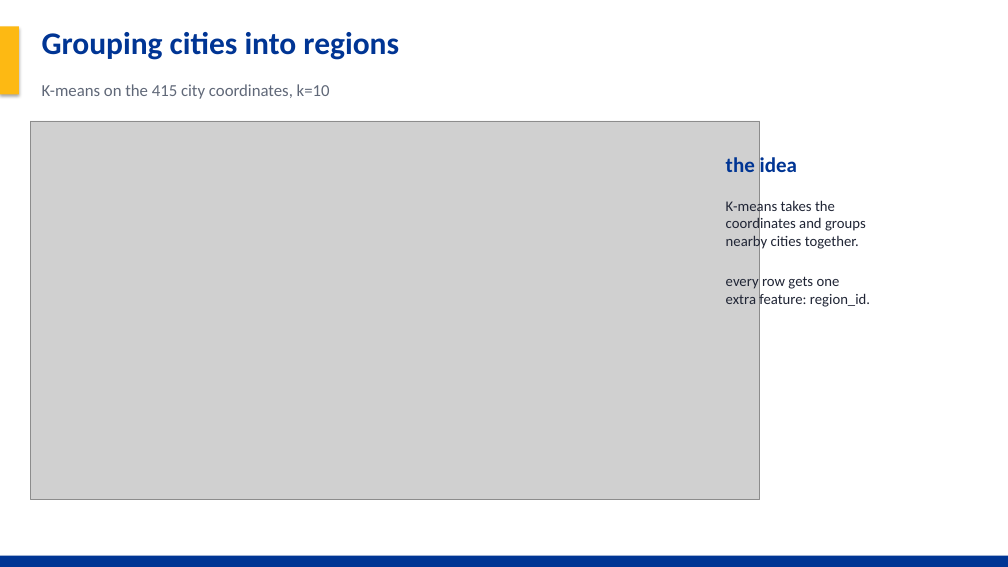
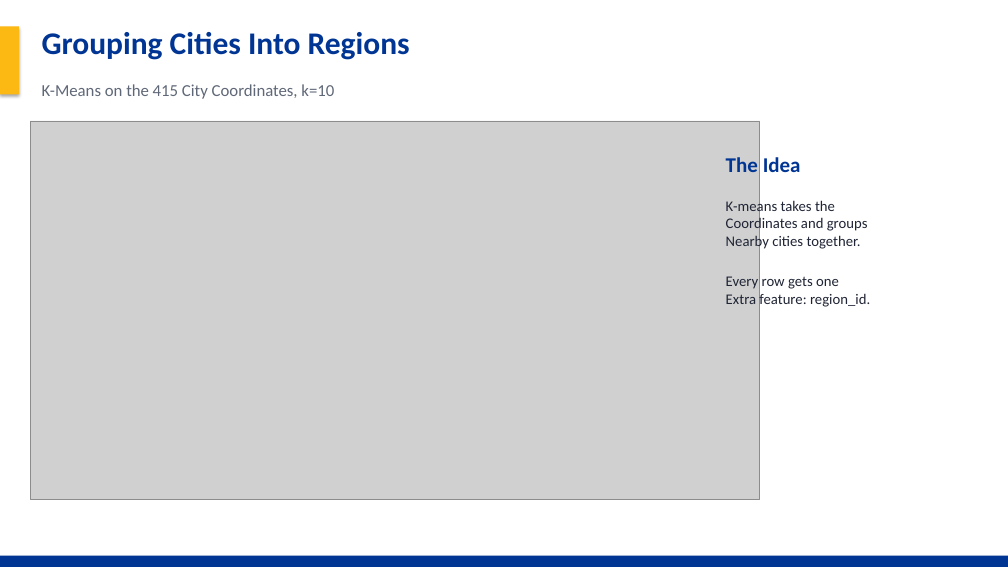
Before and after one commit to Noah-Gallego/house-price-4450-final, a slide deck: slide 9 of HousePrice_Final_Project.pptx (slide 8 before the commit). Drawn at 1008x567 pixels with LibreOffice and Linux fonts; fonts in the diff are those of the drawing; grey boxes stand for pictures. Boxes give left, top, right and bottom in pixels: in the first picture for what was removed or moved away, otherwise in the second. Text is boxed around its words. In the diff, an @@ line names an element or a change of style, - is before the commit and + after.

```diff
--- a/HousePrice_Final_Project.pptx
+++ b/HousePrice_Final_Project.pptx
@@ text at (x1=42, y1=32, x2=410, y2=60): text changed @@
-Grouping cities into regions
+Grouping Cities Into Regions
@@ text at (x1=42, y1=84, x2=334, y2=99): text changed @@
-K-means on the 415 city coordinates, k=10
+K-Means on the 415 City Coordinates, k=10
@@ text at (x1=726, y1=157, x2=801, y2=172): text changed @@
-the idea
+The Idea
@@ text at (x1=726, y1=216, x2=870, y2=309): text changed @@
-coordinates and groups
-nearby cities together.
-every row gets one
-extra feature: region_id.
+Coordinates and groups
+Nearby cities together.
+Every row gets one
+Extra feature: region_id.
```
Also in this commit, not shown: 22 other slides changed, 5 slides added, 2 slides removed, 9 other files.
